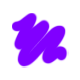
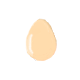
Layers edited between the first and the second 80px x 80px image:
hid "purplebutton" over (x1=12, y1=13, x2=69, y2=68)
added layer "eggbutton" over (x1=25, y1=18, x2=57, y2=61)
